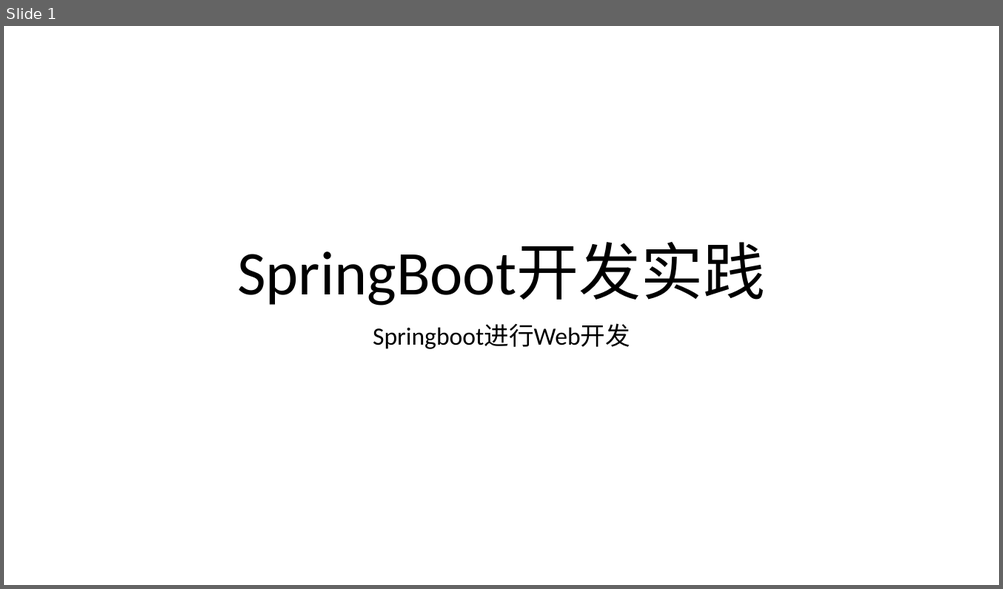
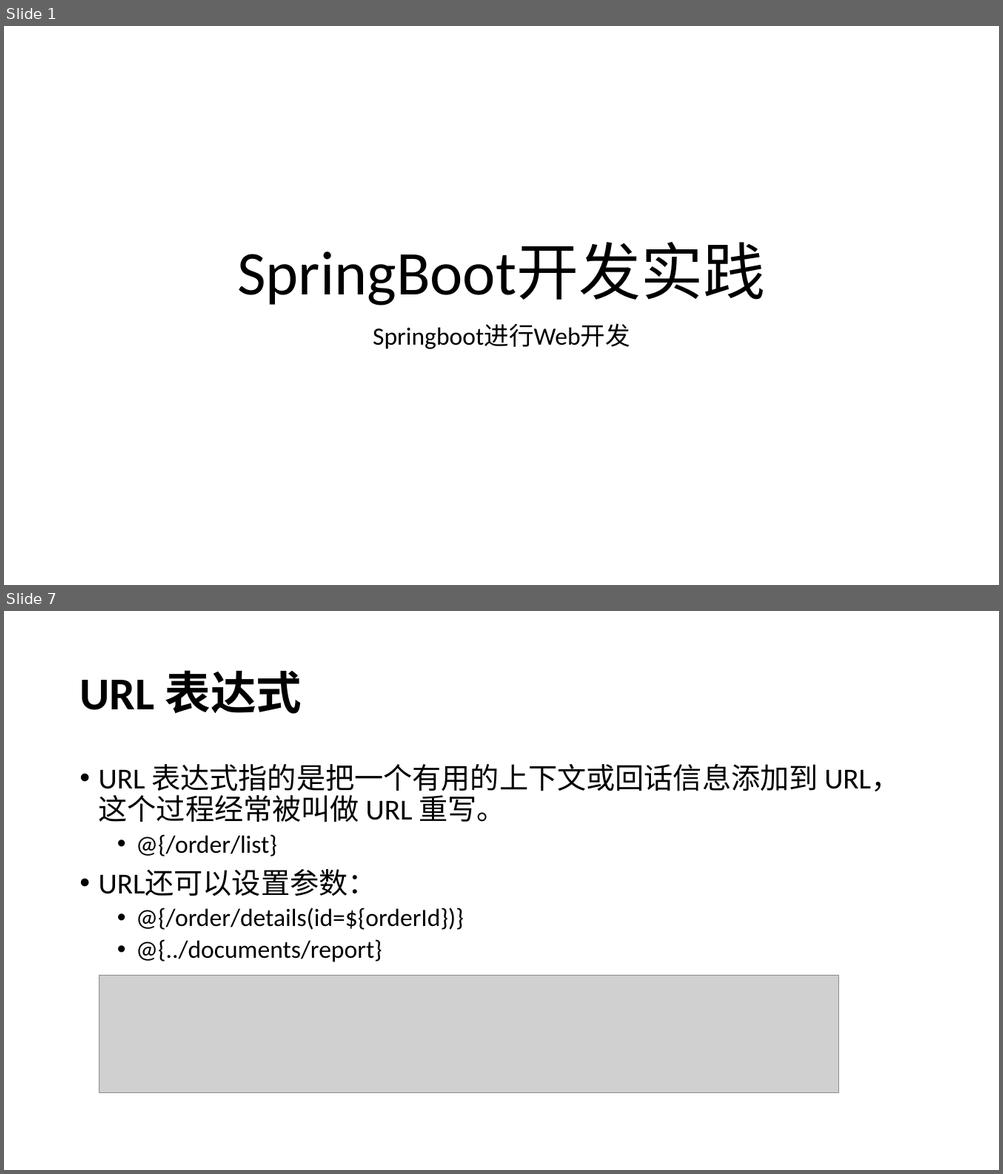
Before and after one commit to airuitian/MicroService, a slide deck: springboot/SpringBoot-4.pptx. Shown one above the other, each under a label of ours: slide 1 before the commit, slides 1 and 7 after it; the slides between them are not shown. The pictures are 1003x589 and 1003x1174 pixels, drawn with LibreOffice and Linux fonts; fonts in the diff are those of the drawing; grey boxes stand for pictures. Boxes give left, top, right and bottom in pixels: in the first picture for what was removed or moved away, otherwise in the second. Text is boxed around its words. In the diff, an @@ line names an element or a change of style, - is before the commit and + after.

```diff
--- a/springboot/SpringBoot-4.pptx
+++ b/springboot/SpringBoot-4.pptx
@@ slide 7 added at (x1=4, y1=611, x2=999, y2=1170), background #FFFFFF @@
@@ title added at (x1=79, y1=670, x2=301, y2=714), 44 pt, text #000000, bold @@
+URL 表达式
@@ text added at (x1=99, y1=763, x2=899, y2=963), 24 pt, text #000000 @@
+• URL 表达式指的是把一个有用的上下文或回话信息添加到 URL，这个过程经常被叫做 URL 重写。
+  • @{/order/list}
+• URL还可以设置参数：
+  • @{/order/details(id=${orderId})}
+  • @{../documents/report}
@@ picture added at (x1=99, y1=976, x2=838, y2=1093) @@
```
Also in this commit, not shown: 1 slide changed, 32 other slides added, 39 other files.
